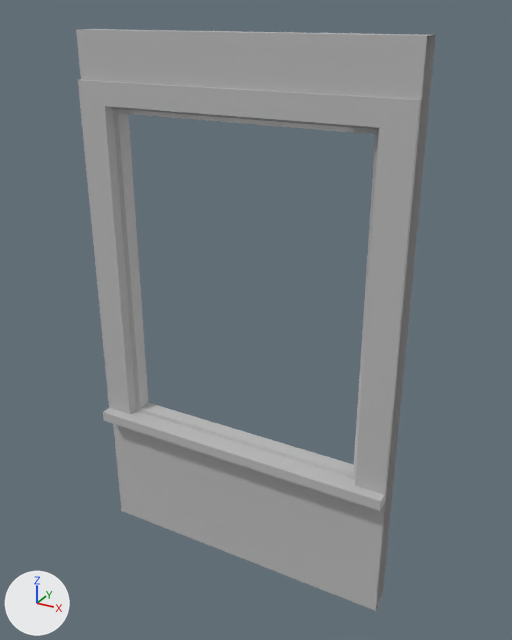
The FBX model Assets/Modular/ST_WindowWall_Full_01.fbx: old version first, new version second.
Before and after are seen from a 50 mm lens placed at (2.22, -2.46, 2.58), pointed at (0.82, 0.08, 1.31). Arrows for +X, +Y and +Z are at lower left; the lights stay in place. Where no turn or scale is listed for an object, it has been applied to the vertices.

In view in the first picture: 'ST_WindowWall_Full_01'.
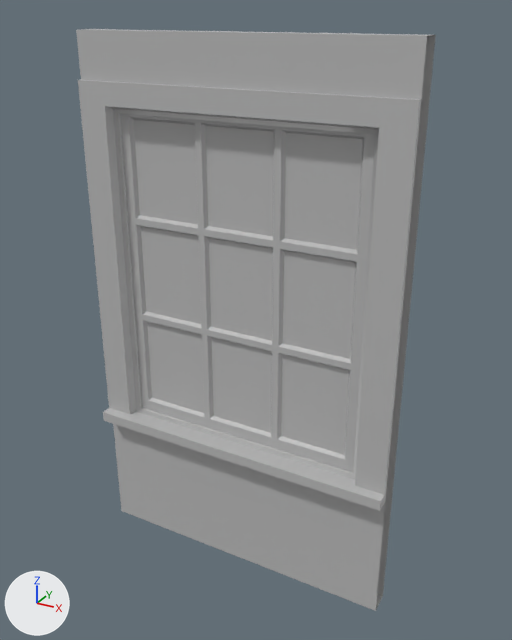
Pixel boxes (x1, y1, x2, y2) of what changed, in the pictures (512 x 640 px):
```json
{"part": 1, "of": "me_mesh", "change": "added", "after": [120, 113, 375, 472]}
```

The change, as JSON lines over the scene's bpy script:
```json
{"block": "me_mesh", "where": "# used by ob_st_windowwall_full_01; location = (0.0, 0.0, 0.0)"}
{"op": "remove", "block": "me_mesh", "code": "me_mesh.from_pydata(...)  # 69 vertices, 59 faces; spans x 0.0..1.5, y -0.07..0.1, z 0.0..2.5"}
{"op": "add", "block": "me_mesh", "code": "me_mesh.from_pydata(...)  # 161 vertices, 140 faces; spans x 0.0..1.5, y -0.07..0.1, z 0.0..2.5"}
{"block": "me_mesh", "change": "me_mesh part 1: a new loose piece of 92 vertices spanning x 0.17..1.33, y 0.04..0.06, z 0.69..2.21, in mat_lambert1 (grey #bcbcbc)"}
```
